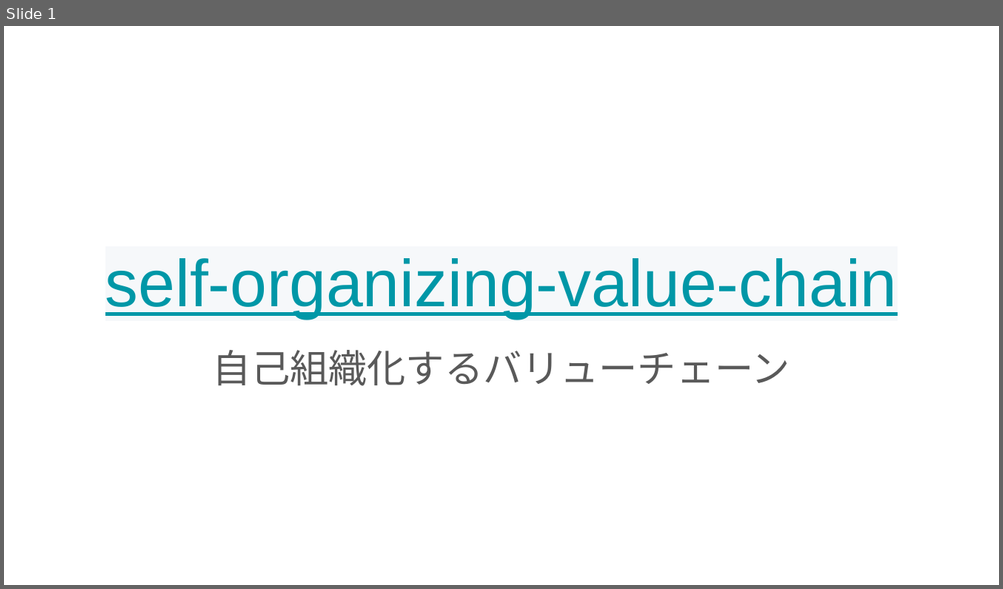
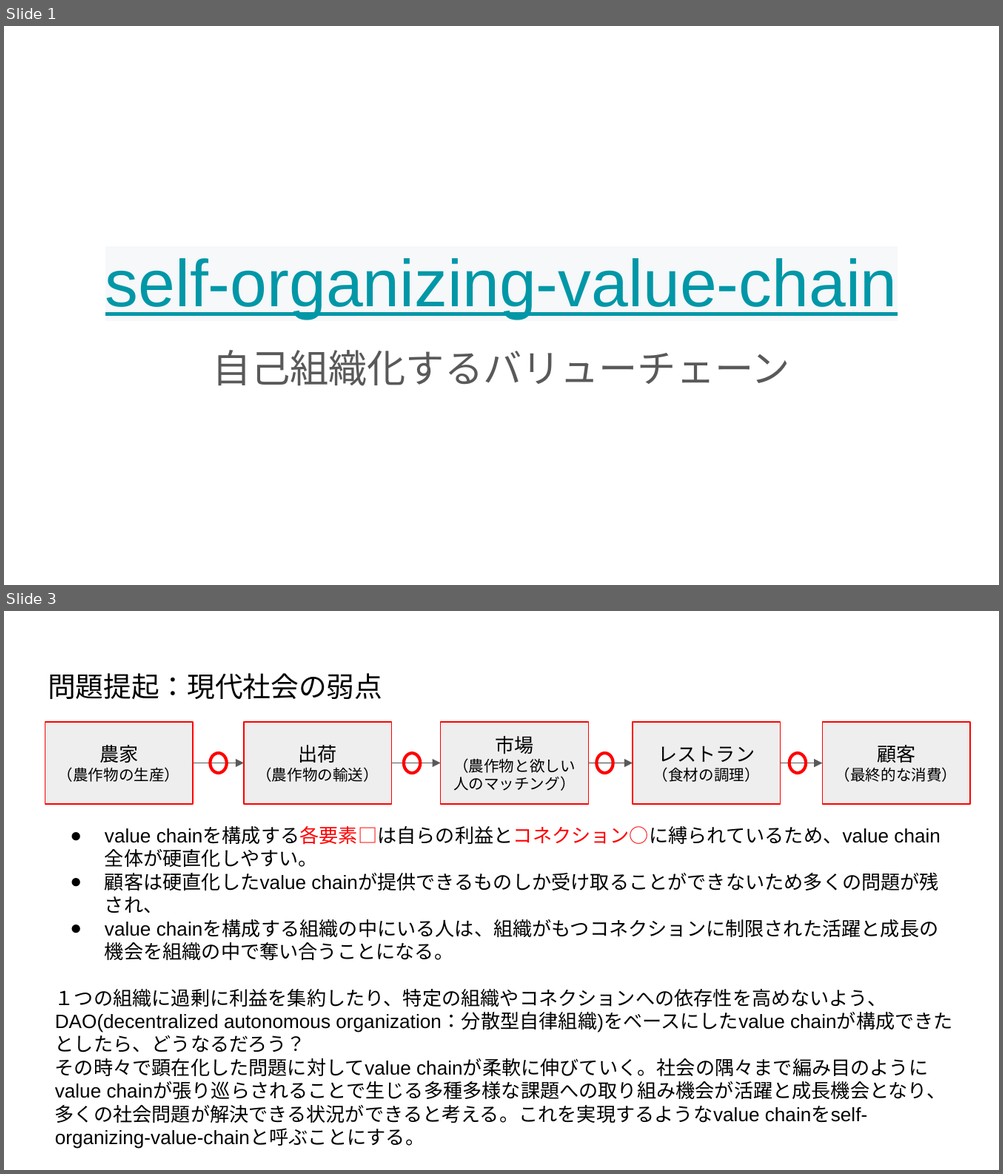
Before and after one commit to urashin/self-organized-value-chain, a slide deck: docs/base-idea/self-organizing-value-chain.pptx. Shown one above the other, each under a label of ours: slide 1 before the commit, slides 1 and 3 after it; the slides between them are not shown. The pictures are 1003x589 and 1003x1174 pixels, drawn with LibreOffice and Linux fonts; fonts in the diff are those of the drawing. Boxes give left, top, right and bottom in pixels: in the first picture for what was removed or moved away, otherwise in the second. Text is boxed around its words. In the diff, an @@ line names an element or a change of style, - is before the commit and + after.

```diff
--- a/docs/base-idea/self-organizing-value-chain.pptx
+++ b/docs/base-idea/self-organizing-value-chain.pptx
@@ slide 3 added at (4,611,999,1170), background #FFFFFF @@
@@ title added at (48,673,382,699), 20.2 pt, text #000000 @@
+問題提起：現代社会の弱点
@@ rectangle added at (45,723,193,805), fill #EEEEEE, outline #FF0000 0.75 pt, 11 pt, text #000000 @@
+農家
+（農作物の生産）
@@ rectangle added at (244,723,392,805), fill #EEEEEE, outline #FF0000 0.75 pt, 11 pt, text #000000 @@
+出荷
+（農作物の輸送）
@@ rectangle added at (441,723,589,805), fill #EEEEEE, outline #FF0000 0.75 pt, 11 pt, text #000000 @@
+市場
+（農作物と欲しい人のマッチング）
@@ rectangle added at (632,723,781,805), fill #EEEEEE, outline #FF0000 0.75 pt, 11 pt, text #000000 @@
+レストラン
+（食材の調理）
@@ rectangle added at (822,723,970,805), fill #EEEEEE, outline #FF0000 0.75 pt, 11 pt, text #000000 @@
+顧客
+（最終的な消費）
@@ arrow added from (193, 763) to (244, 763), #595959 0.75 pt @@
@@ ellipse added at (210,753,227,773), outline #FF0000 2.25 pt @@
@@ arrow added from (392, 763) to (441, 763), #595959 0.75 pt @@
@@ ellipse added at (404,753,421,773), outline #FF0000 2.25 pt @@
@@ arrow added from (588, 763) to (632, 763), #595959 0.75 pt @@
@@ ellipse added at (596,753,613,773), outline #FF0000 2.25 pt @@
@@ arrow added from (780, 763) to (822, 763), #595959 0.75 pt @@
@@ ellipse added at (788,753,805,773), outline #FF0000 2.25 pt @@
@@ text added at (55,827,946,1149), 14 pt, text #000000 @@
+● value chainを構成する各要素□は自らの利益とコネクション○に縛られているため、value chain全体が硬直化しやすい。
+● 顧客は硬直化したvalue chainが提供できるものしか受け取ることができないため多くの問題が残され、
+● value chainを構成する組織の中にいる人は、組織がもつコネクションに制限された活躍と成長の機会を組織の中で奪い合うことになる。
+１つの組織に過剰に利益を集約したり、特定の組織やコネクションへの依存性を高めないよう、DAO(decentralized autonomous organization：分散型自律組織)をベースにしたvalue chainが構成できたとしたら、どうなるだろう？
+その時々で顕在化した問題に対してvalue chainが柔軟に伸びていく。社会の隅々まで編み目のようにvalue chainが張り巡らされることで生じる多種多様な課題への取り組み機会が活躍と成長機会となり、多くの社会問題が解決できる状況ができると考える。これを実現するようなvalue chainをself-organizing-value-chainと呼ぶことにする。
```
Also in this commit, not shown: 4 slides changed, 2 other slides added, 6 slides removed, 1 other file.
